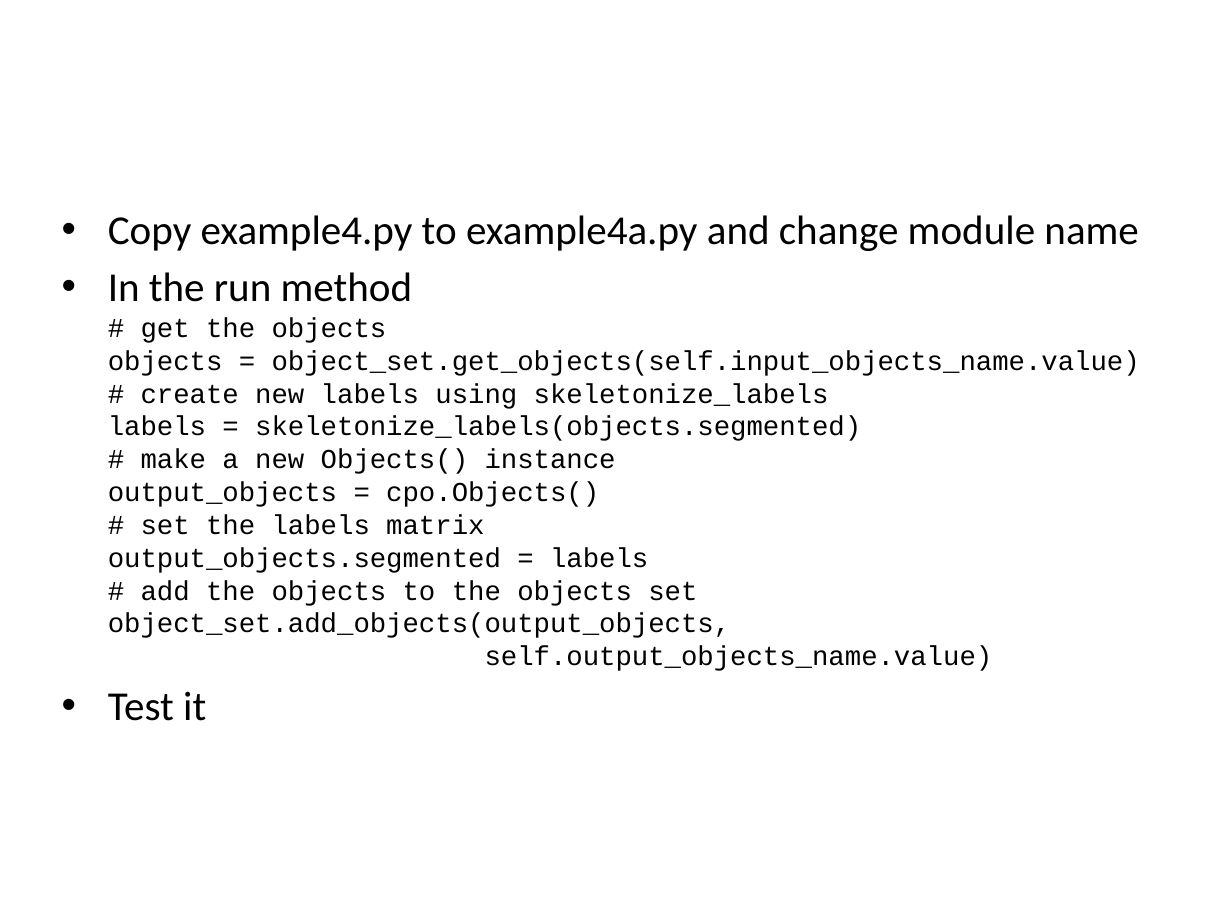
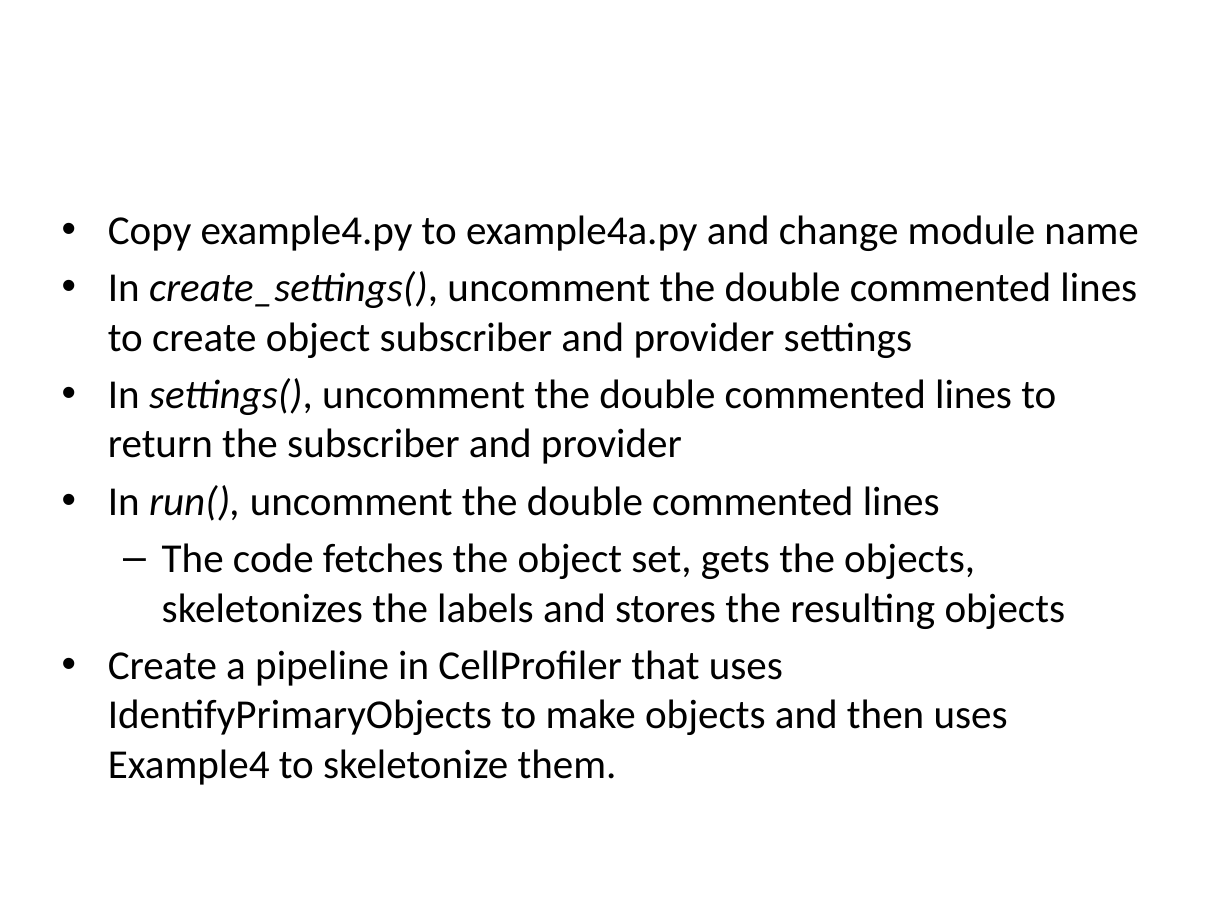
Before and after one commit to bethac07/tutorial, a slide deck: slide 33 of CellProfiler_Developer_Tutorial.pptx (slide 23 before the commit). Drawn at 1232x924 pixels with LibreOffice and Linux fonts; fonts in the diff are those of the drawing; background and template pictures are left out. Boxes give left, top, right and bottom in pixels: in the first picture for what was removed or moved away, otherwise in the second. Text is boxed around its words. In the diff, an @@ line names an element or a change of style, - is before the commit and + after.

Commit message:
Updated tutorial to add architecture session + made exercises quicker to do

```diff
--- a/CellProfiler_Developer_Tutorial.pptx
+++ b/CellProfiler_Developer_Tutorial.pptx
@@ text at (108, 271, 1137, 735): text changed; size 16 to 24 pt; font Courier New to Calibri @@
-• In the run method
-  # get the objects
-  objects = object_set.get_objects(self.input_objects_name.value)
-  # create new labels using skeletonize_labels
-  labels = skeletonize_labels(objects.segmented)
-  # make a new Objects() instance
-  output_objects = cpo.Objects()
-  # set the labels matrix
-  output_objects.segmented = labels
-  # add the objects to the objects set
-  object_set.add_objects(output_objects,
-  self.output_objects_name.value)
-• Test it
+• In create_settings(), uncomment the double commented lines to create object subscriber and provider settings
+• In settings(), uncomment the double commented lines to return the subscriber and provider
+• In run(), uncomment the double commented lines
+  – The code fetches the object set, gets the objects, skeletonizes the labels and stores the resulting objects
+• Create a pipeline in CellProfiler that uses IdentifyPrimaryObjects to make objects and then uses Example4 to skeletonize them.
```
Also in this commit, not shown: 10 other slides changed, 12 slides added, 1 slide removed.
